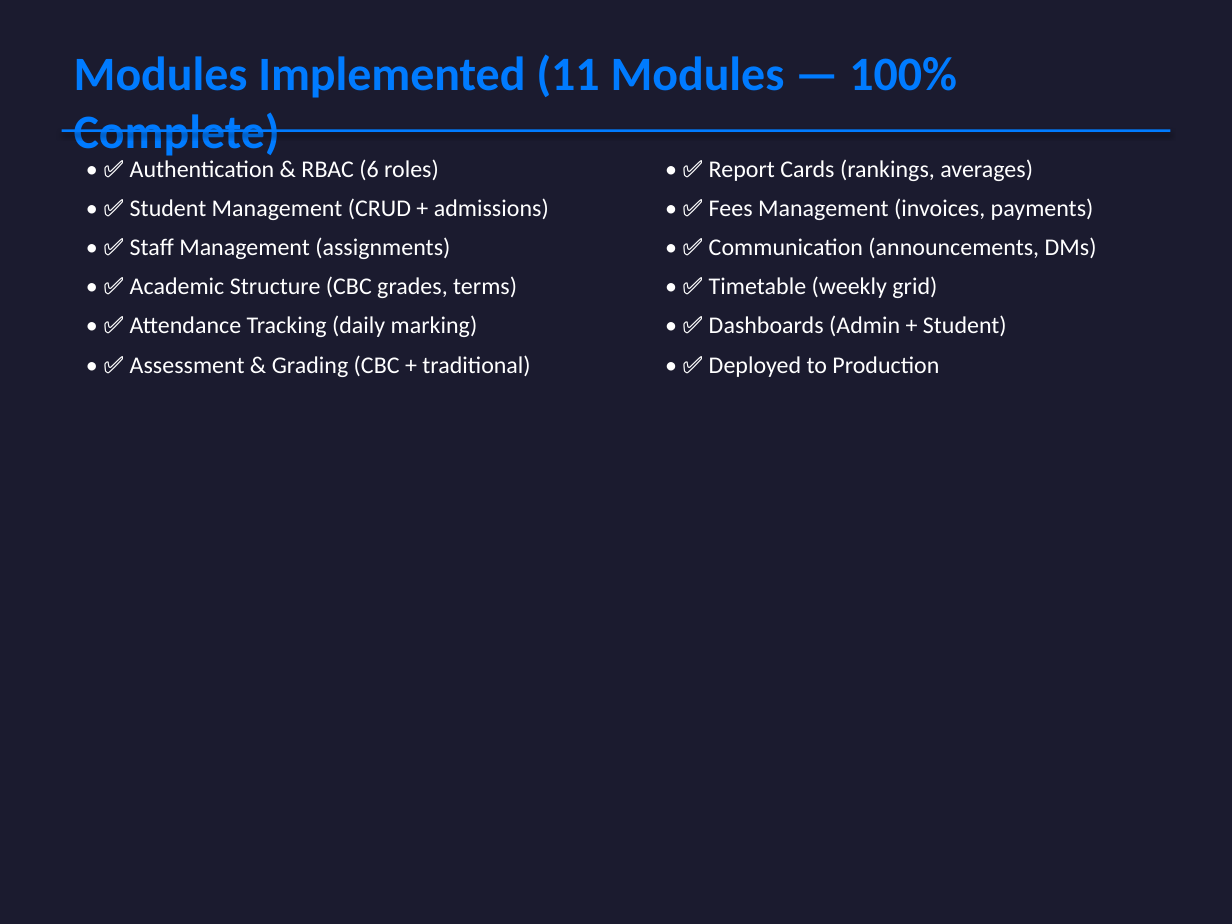
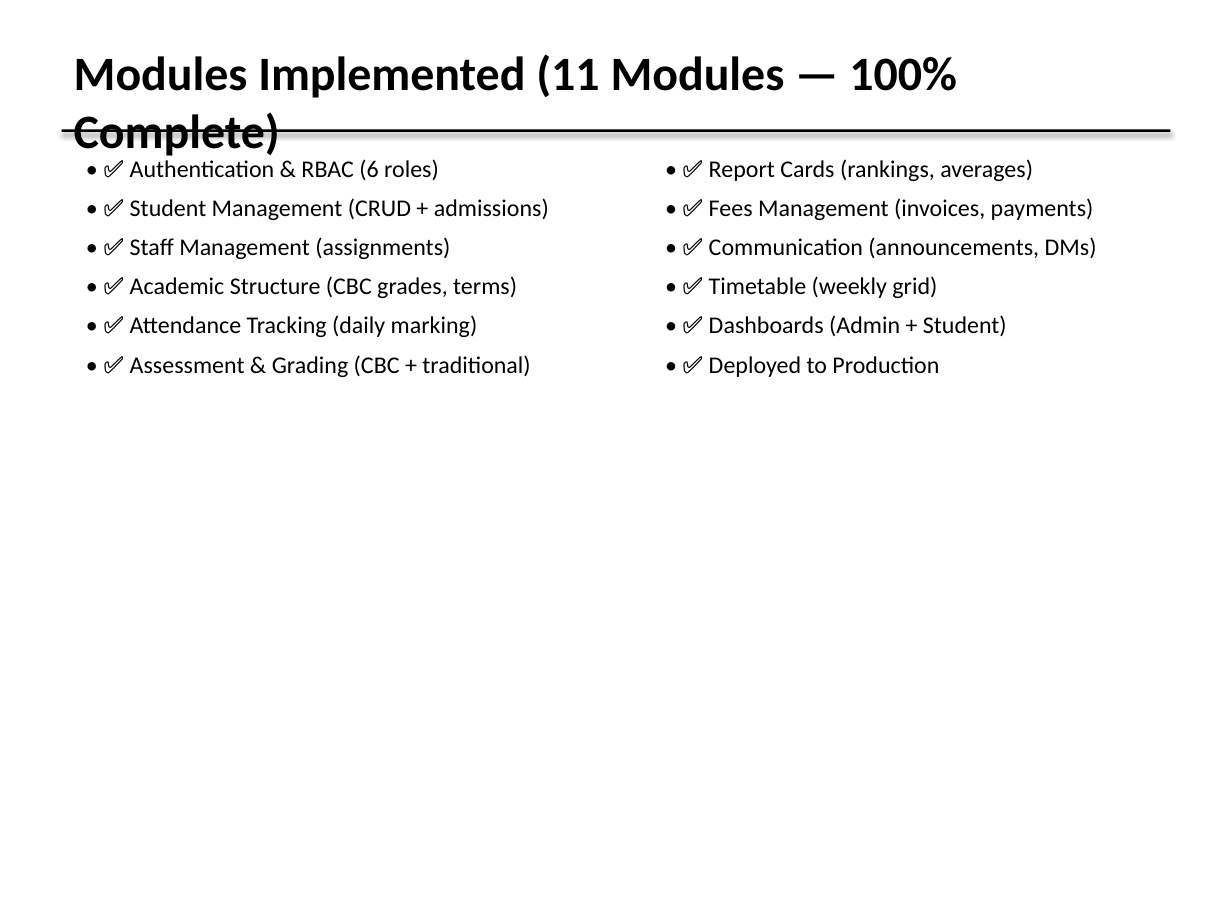
Before and after one commit to MuthamiM/KYAMATU-SMS, a slide deck: slide 7 of docs/8_Final_Presentation.pptx. Drawn at 1232x924 pixels with LibreOffice and Linux fonts; fonts in the diff are those of the drawing. Boxes give left, top, right and bottom in pixels: in the first picture for what was removed or moved away, otherwise in the second. Text is boxed around its words. In the diff, an @@ line names an element or a change of style, - is before the commit and + after.

Commit message:
feat: implement automated PPTX generation and add dashboard interface components

```diff
--- a/docs/8_Final_Presentation.pptx
+++ b/docs/8_Final_Presentation.pptx
@@ background #1B1B2F to #FFFFFF @@
@@ text "Modules Implemented (11 Modules — ..." at (74, 54, 957, 156): text colour #007BFF to #000000 @@
@@ rectangle at (62, 129, 1170, 132): fill #007BFF to #000000 @@
@@ text "• ✅ Authentication & RBAC ..." at (130, 159, 549, 377): text colour #FFFFFF to #000000 @@
@@ text "• ✅ Report Cards (rankings, ..." at (709, 159, 1097, 377): text colour #FFFFFF to #000000 @@
```
Also in this commit, not shown: 14 other slides changed, 3 other files.
